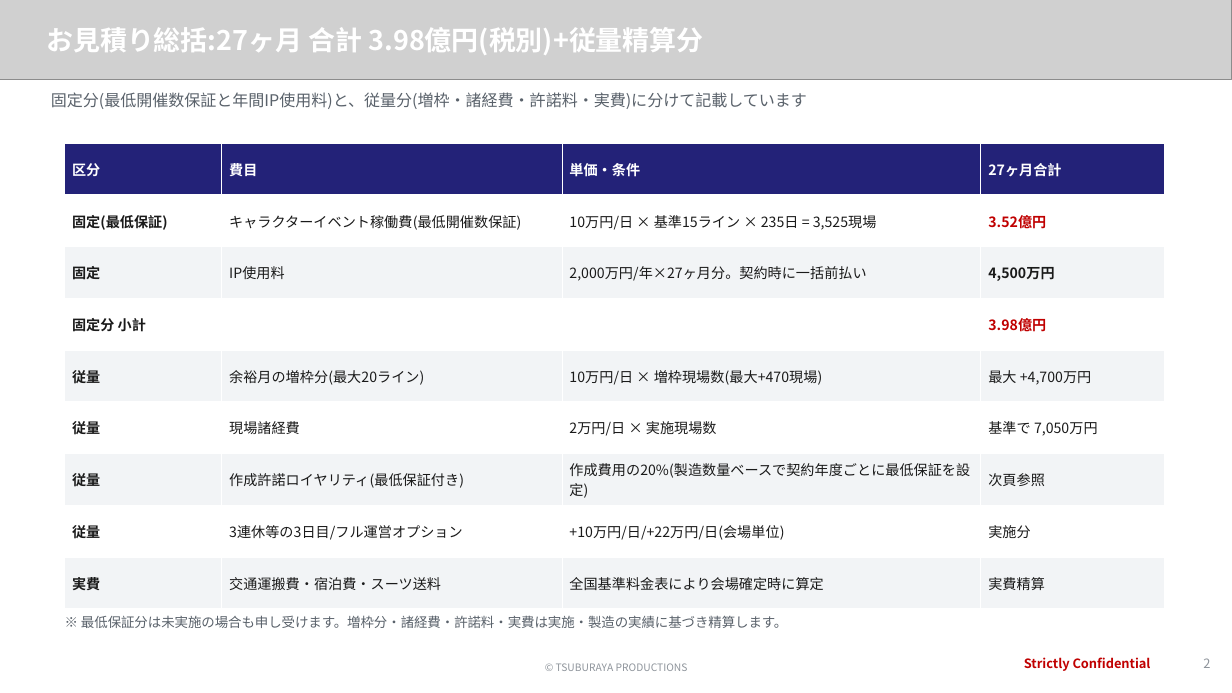
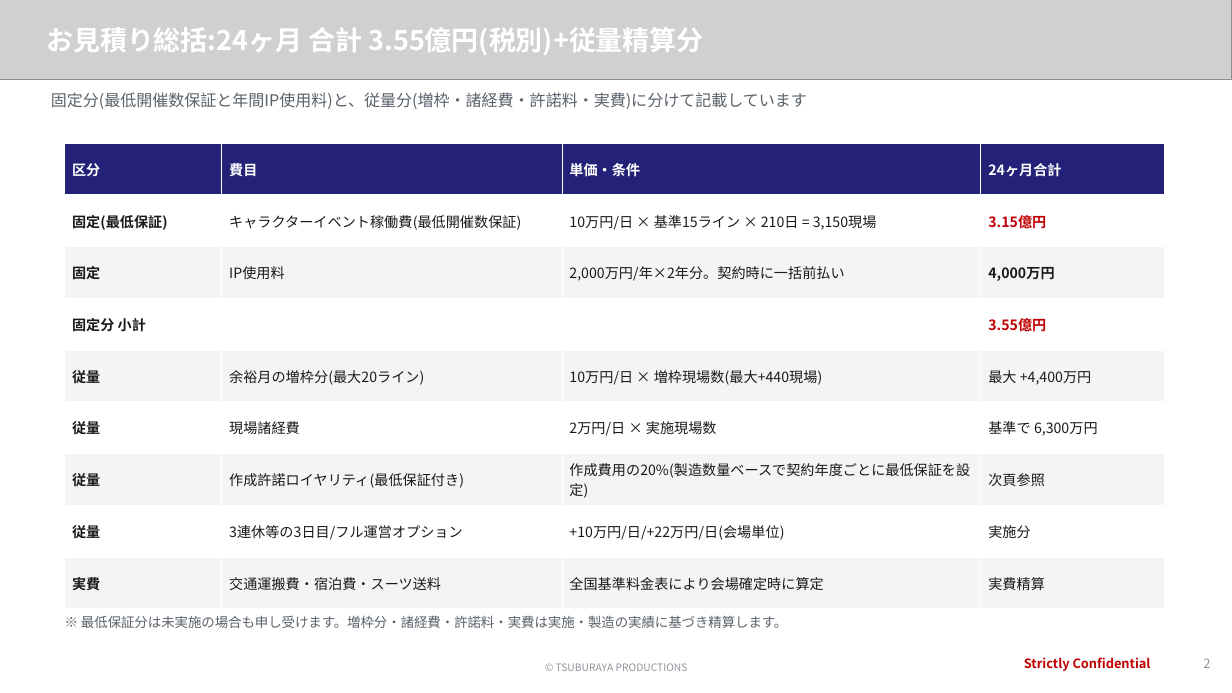
Before and after one commit to hayatoshintani-spe/kessho-lens, a slide deck: slide 2 of docs/proposals/softbank-ultraman-caravan/SB様提示用_お見積り_最低保証プラン.pptx. Drawn at 1232x693 pixels with LibreOffice and Linux fonts; fonts in the diff are those of the drawing; grey boxes stand for pictures. Boxes give left, top, right and bottom in pixels: in the first picture for what was removed or moved away, otherwise in the second. Text is boxed around its words. In the diff, an @@ line names an element or a change of style, - is before the commit and + after.

```diff
--- a/docs/proposals/softbank-ultraman-caravan/SB様提示用_お見積り_最低保証プラン.pptx
+++ b/docs/proposals/softbank-ultraman-caravan/SB様提示用_お見積り_最低保証プラン.pptx
@@ text at (46, 27, 703, 55): text changed @@
-お見積り総括:27ヶ月 合計 3.98億円(税別)+従量精算分
+お見積り総括:24ヶ月 合計 3.55億円(税別)+従量精算分
@@ table at (65, 143, 1164, 609) @@
-row 1, column 4: 27ヶ月合計
+row 1, column 4: 24ヶ月合計
-row 2, column 3: 10万円/日 × 基準15ライン × 235日 = 3,525現場
+row 2, column 3: 10万円/日 × 基準15ライン × 210日 = 3,150現場
-row 2, column 4: 3.52億円
+row 2, column 4: 3.15億円
-row 3, column 3: 2,000万円/年×27ヶ月分。契約時に一括前払い
+row 3, column 3: 2,000万円/年×2年分。契約時に一括前払い
-row 3, column 4: 4,500万円
+row 3, column 4: 4,000万円
-row 4, column 4: 3.98億円
+row 4, column 4: 3.55億円
-row 5, column 3: 10万円/日 × 増枠現場数(最大+470現場)
+row 5, column 3: 10万円/日 × 増枠現場数(最大+440現場)
-row 5, column 4: 最大 +4,700万円
+row 5, column 4: 最大 +4,400万円
-row 6, column 4: 基準で 7,050万円
+row 6, column 4: 基準で 6,300万円
```
Also in this commit, not shown: 4 other slides changed, 19 other files.
